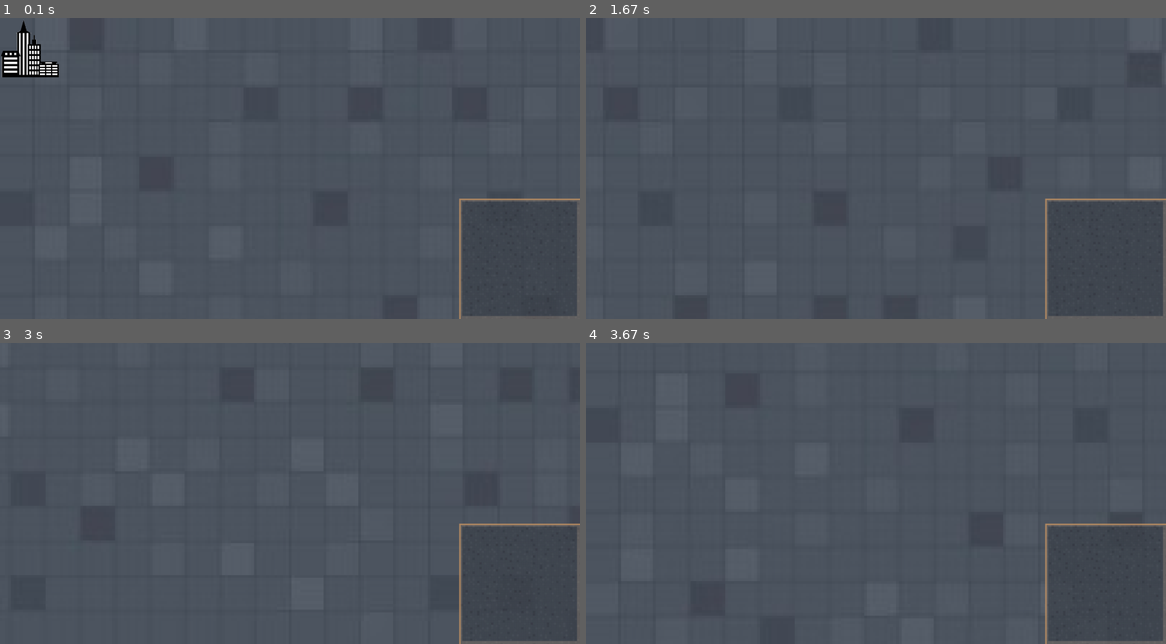
Above: before the commit, frames 1-4 (two rows, left to right).
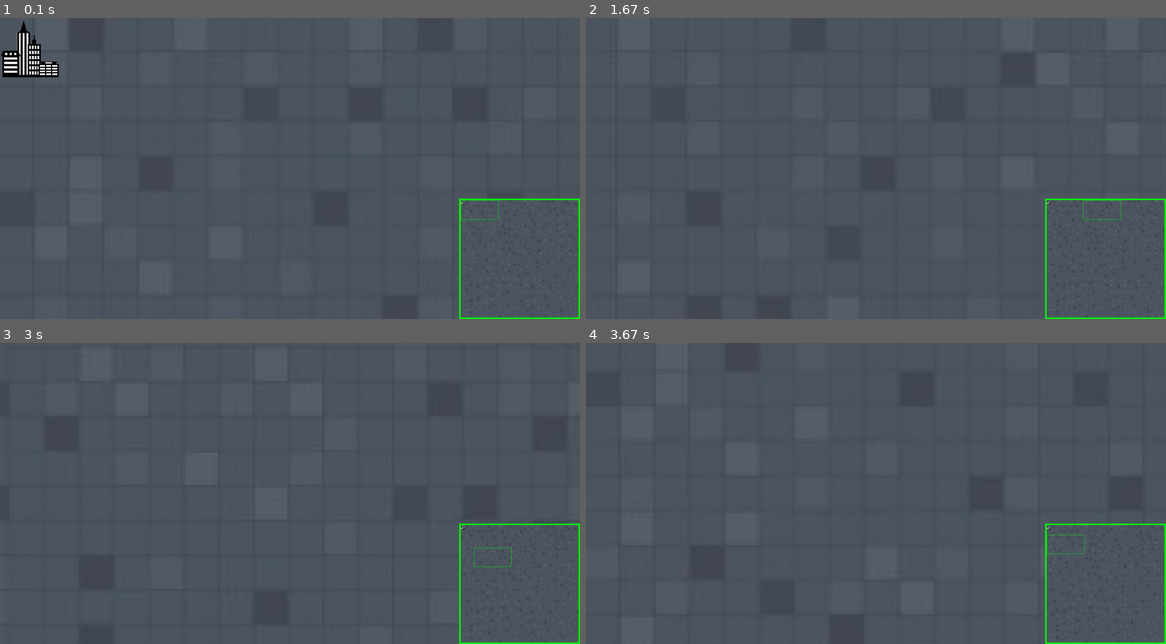
Above: after the commit, the same moments.

Repository: BaiukIL/the-lord-of-the-strategy
Game: pygame game, started from main.py
Same seed, same stepped clock (60 frames per second), same inputs: the game is played once before the commit and once after it.
Inputs:
- Up to frame 1 (0.1 s): no input
- Up to frame 2 (1.67 s): hold D 0.33-0.8 s; hold W 0.83-1.3 s; hold D from 1.33 s (still down)
- Up to frame 3 (3 s): release D at 1.8 s; hold A 1.83-2.37 s; hold S 2.4-2.87 s; hold A from 2.9 s (still down)
- Up to frame 4 (3.67 s): release A at 3.37 s; hold W from 3.4 s (still down)

The runs differ from the first frame. In frame 1, 0.8% of the frame differs, in the area x 6-100%, y 7-100%; in frame 2, 0.8%; in frame 3, 0.9%, in the area x 74-100%, y 14-100%; in frame 4, 0.8%.

Commit message:
Borders work correct

Diff:
--- a/configs/interface_config.py
+++ b/configs/interface_config.py
@@ -5,7 +5,7 @@
 SCR_SIZE = SCR_WIDTH, SCR_HEIGHT = 1920, 1000
 
 CAMERA_START_POS = 0, 0
-CAMERA_SPEED = 30
+CAMERA_SPEED = 60
 
 SELECTED_SIZE = SELECTED_WIDTH, SELECTED_HEIGHT = 200, 200
 SELECTED_TO_COMMAND_INDENT = 100
@@ -17,5 +17,5 @@
 MINIMAP_HEIGHT = int(MINIMAP_WIDTH * game_config.MAP_HEIGHT / game_config.MAP_WIDTH)
 MINIMAP_SIZE = MINIMAP_WIDTH, MINIMAP_HEIGHT
 
-BORDERS_COLOR = pygame.Color(200, 150, 100)
+BORDERS_COLOR = pygame.Color(0, 255, 0)
 BORDERS_SIZE = 10
--- a/game_objects/base_object.py
+++ b/game_objects/base_object.py
@@ -24,14 +24,18 @@
 class GameObject(GameEntity, window.Window, ABC):
 
     cost: int
-    icon: pygame.Surface
+    icon_image: pygame.Surface
 
-    def __init__(self, race, image_file: str, size: Tuple[int, int]):
+    def __init__(self, race, image_file: str, size: Tuple[int, int], icon_file: str = None):
         GameEntity.__init__(self, race)
         window.Window.__init__(self, size, image=pygame.image.load(image_file))
+        if icon_file is None:
+            self.icon_image = pygame.image.load(image_file)
+        else:
+            self.icon_image = pygame.image.load(icon_file)
 
     def handle(self, mouse_pos: Tuple[int, int]):
-        self.change_state(window.SelectedWindowState(self, self.image.get_alpha()))
+        self.change_state(window.ActiveWindowState(self))
         interface.Interface().handle_object_click(self)
 
     @property
--- a/game_objects/map.py
+++ b/game_objects/map.py
@@ -6,10 +6,14 @@
 
 class Map(pygame.sprite.Sprite, metaclass=templates.Singleton):
 
+    default_image: pygame.Surface = pygame.transform.scale(pygame.image.load(image.MAP), game_config.MAP_SIZE)
     image: pygame.Surface
     rect: pygame.Rect
 
     def __init__(self):
         pygame.sprite.Sprite.__init__(self)
-        self.image = pygame.transform.scale(pygame.image.load(image.MAP), game_config.MAP_SIZE)
+        self.image = self.default_image.copy()
         self.rect = self.image.get_rect()
+
+    def clear(self):
+        self.image = self.default_image.copy()
--- a/interface/interface.py
+++ b/interface/interface.py
@@ -46,35 +46,38 @@
     def __init__(self):
         window.Window.__init__(self, interface_config.SELECTED_SIZE)
         self.rect.bottomleft = (0, interface_config.SCR_HEIGHT)
+        self.set_default_alpha(170)
         self.add_borders()
         self.hide()
 
     def handle_object_click(self, obj):
-        # self.reset()
+        self.clear()
+        self.active()
         self.buffer = obj
-        self._place_image(obj.inner_image)
+        self._place_image(obj._image)
         self._place_text(obj.info())
-        self.active(170)
 
     def handle_no_click(self):
-        self.buffer.active(self.buffer.image.get_alpha())
-        self.buffer.remove_borders()
+        self.clear()
         self.hide()
+        if self.buffer is not None:
+            self.buffer.passive()
+            self.buffer.remove_borders()
 
     def _place_image(self, image: pygame.Surface):
-        self.inner_image.blit(
-            pygame.transform.scale(image, (self.inner_image.get_width() // 2,
-                                           self.inner_image.get_height() // 2)),
-            (0, self.inner_image.get_height() // 2))
+        self._image.blit(
+            pygame.transform.scale(image, (self.rect.width // 2,
+                                           self.rect.height // 2)),
+            (0, self.rect.height // 2))
 
-    def _place_text(self, text: str):
+    def _place_text(self, text: Text):
         font = pygame.font.SysFont(name='Ani', size=20)
         # vertical indent between lines
         indent = 20
         # interface_config.BORDERS_SIZE is indent from left side of selected screen
         line_pos = [0, 0]
         for line in text.split('\n'):
-            self.inner_image.blit(font.render(line, True, pygame.Color('white')), line_pos)
+            self._image.blit(font.render(line, True, pygame.Color('white')), line_pos)
             line_pos[1] += indent
 
 
@@ -87,21 +90,21 @@
     def __init__(self):
         window.Window.__init__(self, interface_config.MINIMAP_SIZE, image=map.Map().image)
         self.rect.bottomright = interface_config.SCR_SIZE
-        self.active(200)
         self.add_borders()
 
         self._frame = pygame.Rect(
             self.rect.topleft, (
-                int(self.inner_image.get_width() * interface_config.SCR_WIDTH / map.Map().rect.width),
-                int(self.inner_image.get_height() * interface_config.SCR_HEIGHT / map.Map().rect.height)))
+                int(self.rect.width * interface_config.SCR_WIDTH / map.Map().rect.width),
+                int(self.rect.height * interface_config.SCR_HEIGHT / map.Map().rect.height)))
 
     def move_frame(self, pos: tuple):
-        self._frame.x = int(pos[0] * self.inner_image.get_width() / map.Map().rect.width)
-        self._frame.y = int(pos[1] * self.inner_image.get_height() / map.Map().rect.height)
+        self._frame.x = int(pos[0] * self.rect.width / map.Map().rect.width)
+        self._frame.y = int(pos[1] * self.rect.height / map.Map().rect.height)
 
     def update(self):
-        self.inner_image.blit(pygame.transform.scale(map.Map().image, self.inner_image.get_size()), (0, 0))
-        pygame.draw.rect(self.inner_image, self.borders_color, self._frame, 1)
+        self.clear()
+        self._image.blit(pygame.transform.scale(map.Map().image, self.rect.size), (0, 0))
+        pygame.draw.rect(self._image, self._borders_color, self._frame, 1)
 
 
 class Command(window.Window):
@@ -142,7 +145,7 @@
         for command in self.commands:
             if command.handle_click(mouse_pos):
                 return True
-        return self.selected.handle_click(mouse_pos) and self.minimap.handle_click(mouse_pos)
+        return self.selected.handle_click(mouse_pos) or self.minimap.handle_click(mouse_pos)
 
     def handle_object_click(self, obj):
         self.selected.handle_object_click(obj)
--- a/interface/window.py
+++ b/interface/window.py
@@ -1,29 +1,15 @@
 import pygame
 from configs import interface_config
 import templates
+from abc import ABC
 from typing import *
 
 
-class WindowState:
+class WindowState(ABC):
     """State pattern"""
 
     def __init__(self, window: 'Window'):
         self._window = window
-
-    def can_handle(self, mouse_pos: Tuple[int, int]) -> bool:
-        return False
-
-
-class HiddenWindowState(WindowState):
-    def __init__(self, window: 'Window'):
-        super().__init__(window)
-        self._window.image.set_alpha(0)
-
-
-class ActiveWindowState(WindowState):
-    def __init__(self, window: 'Window', bright: int):
-        super().__init__(window)
-        self._window.image.set_alpha(bright)
 
     def can_handle(self, mouse_pos: Tuple[int, int]) -> bool:
         if self._window.rect.collidepoint(mouse_pos):
@@ -31,9 +17,27 @@
         return False
 
 
-class SelectedWindowState(ActiveWindowState):
-    def __init__(self, window: 'Window', bright: int = 255):
-        super().__init__(window, bright)
+class HiddenWindowState(WindowState):
+    def __init__(self, window: 'Window'):
+        super().__init__(window)
+        self._window._image.set_alpha(0)
+        self._window.remove_borders()
+
+    def can_handle(self, mouse_pos: Tuple[int, int]) -> bool:
+        return False
+
+
+class PassiveWindowState(WindowState):
+    def __init__(self, window: 'Window'):
+        super().__init__(window)
+        self._window._image.set_alpha(self._window._default_alpha)
+        self._window.remove_borders()
+
+
+class ActiveWindowState(WindowState):
+    def __init__(self, window: 'Window'):
+        super().__init__(window)
+        self._window._image.set_alpha(self._window._default_alpha)
         self._window.add_borders()
 
 
@@ -42,36 +46,48 @@
 
     _state: WindowState
 
-    """Full image and its rectangle. Used by Group to draw.
-    Important: this field is used by Groups.
-    Use inner_image.blit() to draw something on Window"""
-    image: pygame.Surface
+    _image: pygame.Surface
     rect: pygame.Rect
-
-    """Pure image, i.e. without borders and other stuff"""
-    inner_image: pygame.Surface
-
-    """Default image"""
-    _reset_image: pygame.Surface
 
     """Message which appears when player points to the window"""
     _hint_message: str = None
 
+    _default_alpha: int = 255
+
     """Indicator: shows if window has borders or not"""
-    bordered: bool = False
-    borders_size: int = interface_config.BORDERS_SIZE
-    borders_color: pygame.Color = interface_config.BORDERS_COLOR
+    _bordered: bool = False
+    _borders_size: int = interface_config.BORDERS_SIZE
+    _borders_color: pygame.Color = interface_config.BORDERS_COLOR
 
     def __init__(self, size: Tuple[int, int], image: pygame.Surface = None):
         pygame.sprite.Sprite.__init__(self)
         if image is not None:
-            self.image = pygame.transform.scale(image, size)
+            self._image = pygame.transform.scale(image, size)
         else:
-            self.image = pygame.Surface(size)
-        self.inner_image = self.image.copy()
-        self._reset_image = self.image.copy()
-        self.rect = self.image.get_rect()
-        self.active()
+            self._image = pygame.Surface(size, pygame.SRCALPHA)
+        self.rect = self._image.get_rect()
+        self.passive()
+
+    def set_default_alpha(self, alpha: int):
+        self._default_alpha = alpha
+
+    @property
+    def image(self):
+        """Used by Groups"""
+        if self._bordered:
+            image = pygame.Surface(self.rect.size, pygame.SRCALPHA)
+            compressed_image = pygame.transform.scale(self._image, (self.rect.width - self._borders_size,
+                                                                    self.rect.height - self._borders_size))
+            pygame.draw.rect(image, self._borders_color, [0, 0, self.rect.width, self.rect.height], self._borders_size)
+            # // 2 because borders_size = left_border + right_border
+            image.blit(compressed_image, (self._borders_size // 2, self._borders_size // 2))
+        else:
+            image = self._image
+        return image
+
+    @image.setter
+    def image(self, surface: pygame.Surface):
+        self._image = surface.copy()
 
     def change_state(self, state: WindowState):
         self._state = state
@@ -79,29 +95,21 @@
     def hide(self):
         self.change_state(HiddenWindowState(self))
 
-    def reset(self):
-        self.image = self._reset_image.copy()
+    def passive(self):
+        self.change_state(PassiveWindowState(self))
 
-    def active(self, bright: int = 255):
-        self.change_state(ActiveWindowState(self, bright))
+    def active(self):
+        self.change_state(ActiveWindowState(self))
+
+    def clear(self):
+        # self._image = pygame.Surface(self.rect.size, pygame.SRCALPHA)
+        self._image.fill((0, 0, 0, 0))
 
     def add_borders(self):
-        if not self.bordered:
-            self.bordered = True
-            self.inner_image = self.image.copy()
-            self.image.fill((0, 0, 0, 0))
-            pygame.draw.rect(self.image, self.borders_color, ((0, 0), self.rect.size), self.borders_size)
-            # self.inner_image = self.image.subsurface(
-            #     ((self.borders_size // 2, self.borders_size // 2),
-            #      (self.rect.width - self.borders_size, self.rect.height - self.borders_size)))
-
-            # // 2 because borders_size = left_border + right_border
-            self.image.blit(self.inner_image, (self.borders_size // 2, self.borders_size // 2))
+        self._bordered = True
 
     def remove_borders(self):
-        if self.bordered:
-            self.bordered = False
-            self.image.blit(self.inner_image, (0, 0))
+        self._bordered = False
 
     def can_handle(self, mouse_pos: Tuple[int, int]) -> bool:
         return self._state.can_handle(mouse_pos)
--- a/main.py
+++ b/main.py
@@ -45,17 +45,16 @@
             if not handled:
                 interface.handle_no_click()
 
+        interface.move_view(key, mouse_pos)
+
+        map.Map().clear()
         # place objects on map
         objects.draw(map.Map().image)
-        interface.move_view(key, mouse_pos)
-
         interface.draw_interface(screen)
-        if itf.Interface().selected.buffer is not None:
-            screen.blit(itf.Interface().selected.buffer._reset_image, (400, 100))
         # show screen
         pygame.display.flip()
         # cap the framerate
-        clock.tick(60)
+        clock.tick(40)
 
 
 if __name__ == '__main__':
Not shown, changed: patterns_description
